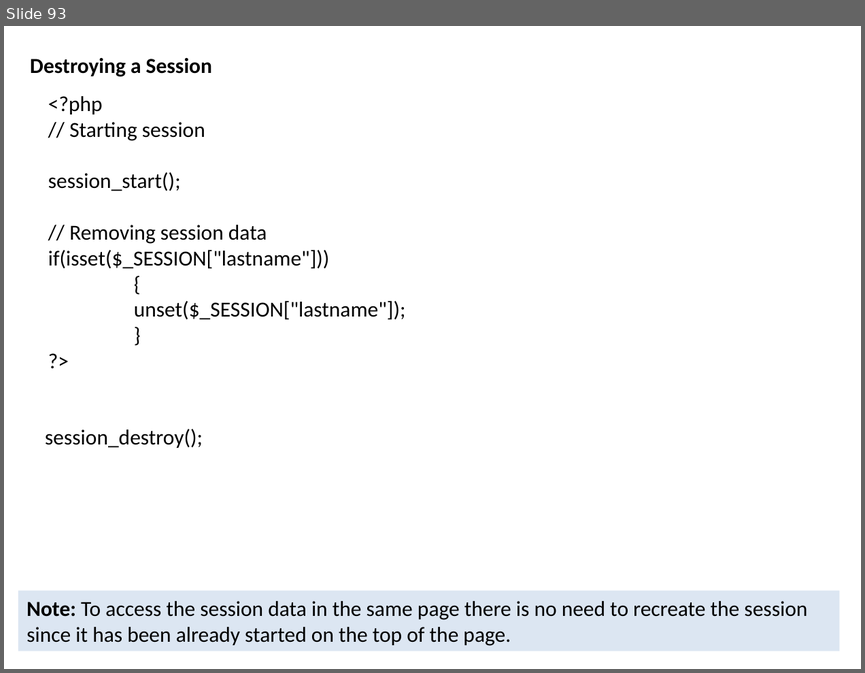
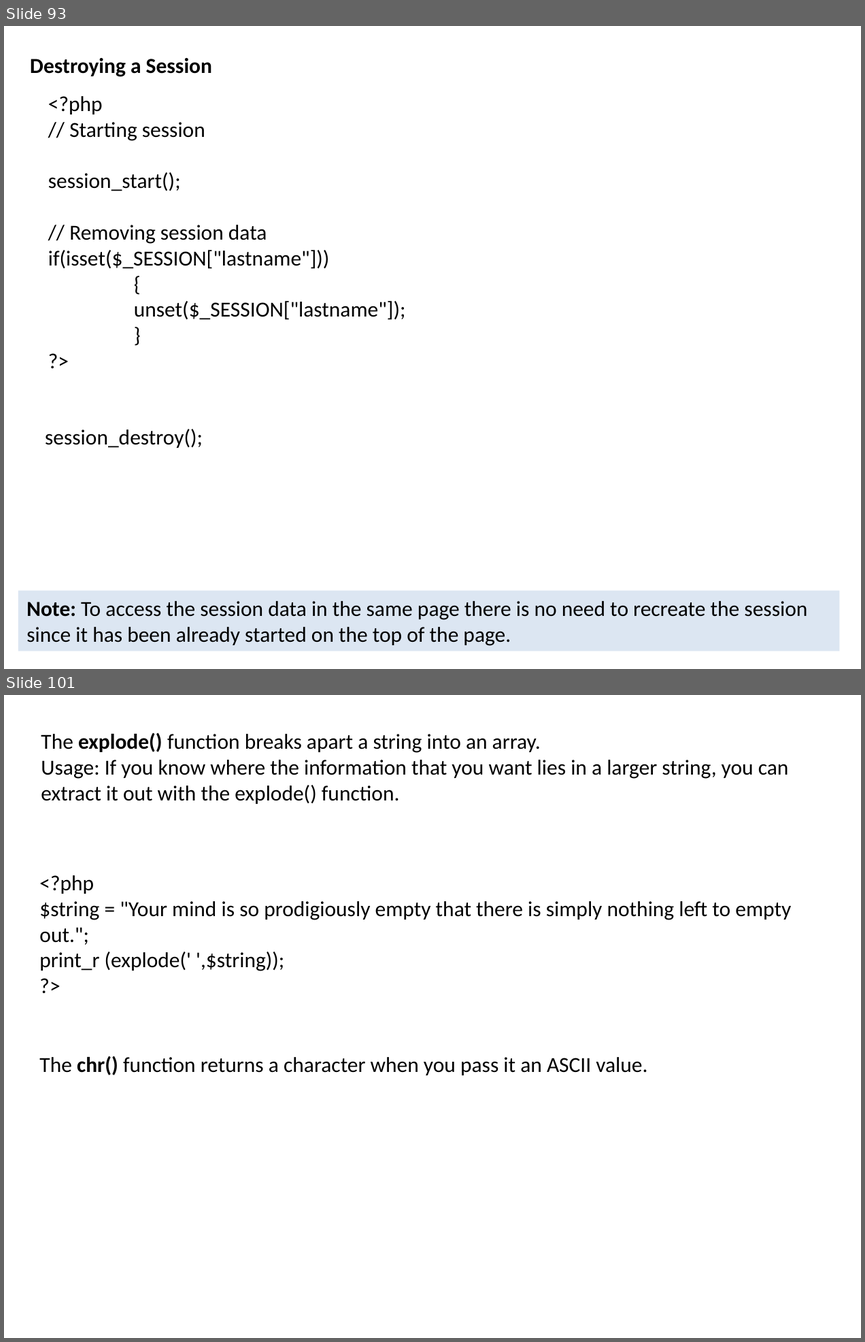
Before and after one commit to sanjay70sharma/PHP, a slide deck: PHP.pptx. Shown one above the other, each under a label of ours: slide 93 before the commit, slides 93 and 101 after it; the slides between them are not shown. The pictures are 865x673 and 865x1342 pixels, drawn with LibreOffice and Linux fonts; fonts in the diff are those of the drawing. Boxes give left, top, right and bottom in pixels: in the first picture for what was removed or moved away, otherwise in the second. Text is boxed around its words. In the diff, an @@ line names an element or a change of style, - is before the commit and + after.

```diff
--- a/PHP.pptx
+++ b/PHP.pptx
@@ slide 101 added at [4,695,861,1338], background #FFFFFF @@
@@ text added at [41,733,789,804], 18 pt, text #000000 @@
+The explode() function breaks apart a string into an array.
+Usage: If you know where the information that you want lies in a larger string, you can extract it out with the explode() function.
@@ text added at [39,875,791,971], 18 pt, text #000000 @@
+<?php
+$string = "Your mind is so prodigiously empty that there is simply nothing left to empty out.";
+print_r (explode(' ',$string));
+?>
@@ text added at [39,1056,647,1075], 18 pt, text #000000 @@
+The chr() function returns a character when you pass it an ASCII value.
```
Also in this commit, not shown: 15 other slides added, 7 slides removed.
